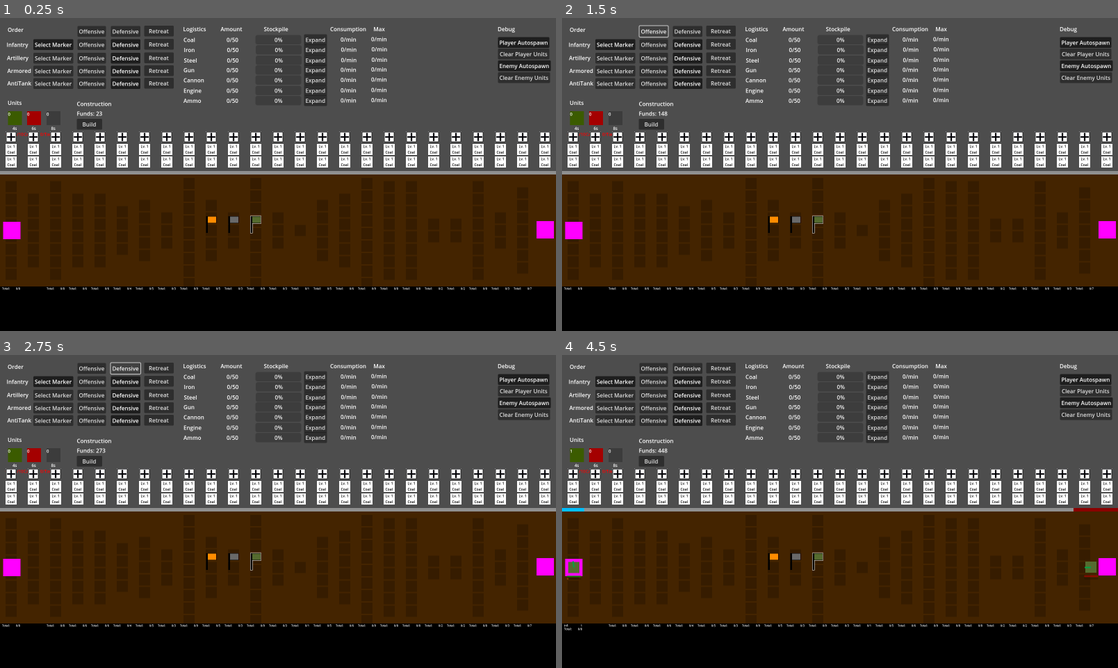
Above: before the commit, frames 1-4 (two rows, left to right).
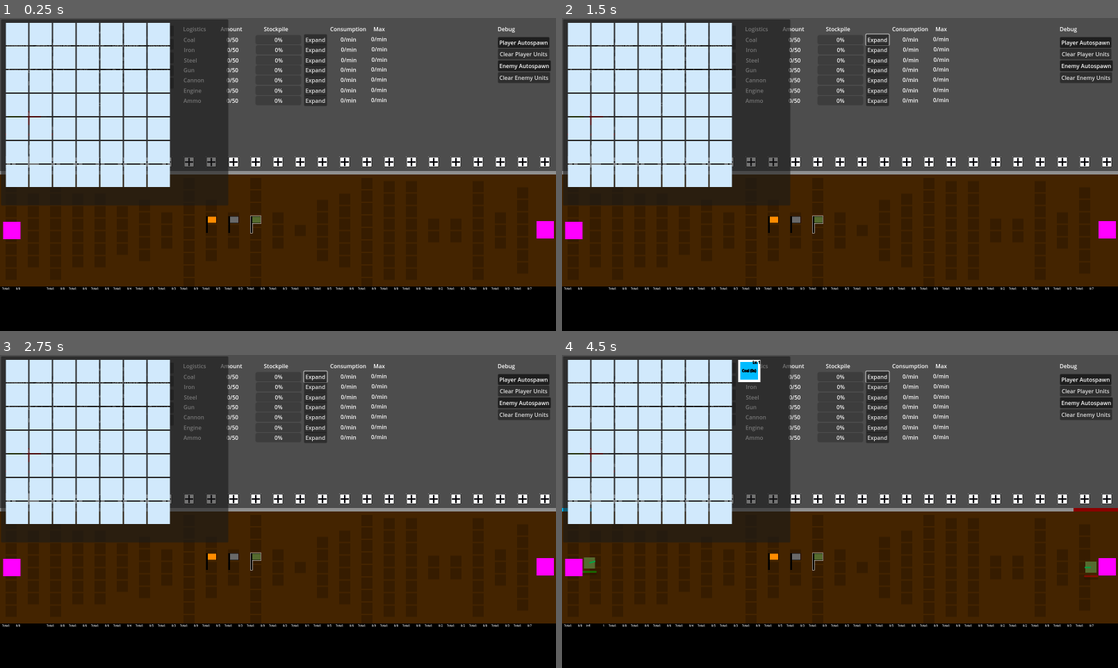
Above: after the commit, the same moments.

Repository: dwlee0802/AttritionWarfare
Game: Godot game, scene res://Scenes/game.tscn
Two runs of this game, one before a commit and one after it. Both use one fixed random seed, a clock stepped at 60 frames per second and the inputs below.
Inputs:
- Up to frame 1 (0.25 s): no input
- Up to frame 2 (1.5 s): click "Expand" at 0.5 s; click "Offensive" at 1.25 s
- Up to frame 3 (2.75 s): click "Defensive" at 2 s
- Up to frame 4 (4.5 s): click "Retreat" at 2.75 s; click "Select Marker" at 3.5 s; click "0" at 4.25 s

The runs differ from the first frame. In frame 1, 26% of the frame differs, in the area x 0-99%, y 0-60%; in frame 2, 26%; in frame 3, 26%; in frame 4, 26%, in the area x 0-99%, y 0-88%.

Commit message:
Construction for Industry implemented. Need to add checks to funds next.

Diff:
--- /dev/null
+++ b/Data/Industry/ammo_factory.tres
@@ -0,0 +1,16 @@
+[gd_resource type="Resource" script_class="IndustryData" load_steps=2 format=3 uid="uid://dqifhlmegstb3"]
+
+[ext_resource type="Script" path="res://Data/Industry/industry_data.gd" id="1_ieb3o"]
+
+[resource]
+script = ExtResource("1_ieb3o")
+productionType = 6
+industrySector = 2
+baseProductionTime = 1.0
+productionAmount = 10
+ingredientType0 = 2
+ingredientType0_Need = 1
+ingredientType1 = 11
+ingredientType1_Need = 0
+ingredientType2 = 11
+ingredientType2_Need = 0
--- /dev/null
+++ b/Data/Industry/cannon_factory.tres
@@ -0,0 +1,16 @@
+[gd_resource type="Resource" script_class="IndustryData" load_steps=2 format=3 uid="uid://8jb3tm6p12vu"]
+
+[ext_resource type="Script" path="res://Data/Industry/industry_data.gd" id="1_1t3qm"]
+
+[resource]
+script = ExtResource("1_1t3qm")
+productionType = 4
+industrySector = 2
+baseProductionTime = 1.0
+productionAmount = 1
+ingredientType0 = 2
+ingredientType0_Need = 1
+ingredientType1 = 11
+ingredientType1_Need = 0
+ingredientType2 = 11
+ingredientType2_Need = 0
--- /dev/null
+++ b/Data/Industry/coal_mine.tres
@@ -0,0 +1,16 @@
+[gd_resource type="Resource" script_class="IndustryData" load_steps=2 format=3 uid="uid://riscma8xydxn"]
+
+[ext_resource type="Script" path="res://Data/Industry/industry_data.gd" id="1_d42fq"]
+
+[resource]
+script = ExtResource("1_d42fq")
+productionType = 0
+industrySector = 0
+baseProductionTime = 1.0
+productionAmount = 1
+ingredientType0 = 11
+ingredientType0_Need = 0
+ingredientType1 = 11
+ingredientType1_Need = 0
+ingredientType2 = 11
+ingredientType2_Need = 0
--- /dev/null
+++ b/Data/Industry/engine_factory.tres
@@ -0,0 +1,16 @@
+[gd_resource type="Resource" script_class="IndustryData" load_steps=2 format=3 uid="uid://dm5lui13sjbxi"]
+
+[ext_resource type="Script" path="res://Data/Industry/industry_data.gd" id="1_c2epo"]
+
+[resource]
+script = ExtResource("1_c2epo")
+productionType = 5
+industrySector = 2
+baseProductionTime = 1.0
+productionAmount = 1
+ingredientType0 = 2
+ingredientType0_Need = 1
+ingredientType1 = 11
+ingredientType1_Need = 0
+ingredientType2 = 11
+ingredientType2_Need = 0
--- /dev/null
+++ b/Data/Industry/gun_factory.tres
@@ -0,0 +1,16 @@
+[gd_resource type="Resource" script_class="IndustryData" load_steps=2 format=3 uid="uid://cohp17n7wmrl0"]
+
+[ext_resource type="Script" path="res://Data/Industry/industry_data.gd" id="1_nuroc"]
+
+[resource]
+script = ExtResource("1_nuroc")
+productionType = 3
+industrySector = 2
+baseProductionTime = 1.0
+productionAmount = 1
+ingredientType0 = 2
+ingredientType0_Need = 1
+ingredientType1 = 11
+ingredientType1_Need = 0
+ingredientType2 = 11
+ingredientType2_Need = 0
--- a/Data/Goods/industry_data.gd
+++ b/Data/Industry/industry_data.gd
@@ -4,11 +4,17 @@
 @export var productionType: Enums.GoodType = Enums.GoodType.None
 @export var industrySector: Enums.IndustrySector = Enums.IndustrySector.Basic
 @export var baseProductionTime: float = 1
-@export var productionAmount: int = 0
+@export var productionAmount: int = 1
 
-
+@export_group("Ingredients")
 @export var ingredientType0: Enums.GoodType = Enums.GoodType.None
 @export var ingredientType0_Need: int = 0
 
+@export var ingredientType1: Enums.GoodType = Enums.GoodType.None
+@export var ingredientType1_Need: int = 0
+
+@export var ingredientType2: Enums.GoodType = Enums.GoodType.None
+@export var ingredientType2_Need: int = 0
+
 # how much bonus this gives to its neighbors
 var bonusAmount: float = 0.1
--- /dev/null
+++ b/Data/Industry/iron_mine.tres
@@ -0,0 +1,16 @@
+[gd_resource type="Resource" script_class="IndustryData" load_steps=2 format=3 uid="uid://d2pp3e8h8nhsu"]
+
+[ext_resource type="Script" path="res://Data/Industry/industry_data.gd" id="1_4p2fc"]
+
+[resource]
+script = ExtResource("1_4p2fc")
+productionType = 1
+industrySector = 0
+baseProductionTime = 1.0
+productionAmount = 1
+ingredientType0 = 11
+ingredientType0_Need = 0
+ingredientType1 = 11
+ingredientType1_Need = 0
+ingredientType2 = 11
+ingredientType2_Need = 0
--- /dev/null
+++ b/Data/Industry/steel_mill.tres
@@ -0,0 +1,16 @@
+[gd_resource type="Resource" script_class="IndustryData" load_steps=2 format=3 uid="uid://cnnih05lwo3v"]
+
+[ext_resource type="Script" path="res://Data/Industry/industry_data.gd" id="1_phbxp"]
+
+[resource]
+script = ExtResource("1_phbxp")
+productionType = 2
+industrySector = 1
+baseProductionTime = 1.0
+productionAmount = 1
+ingredientType0 = 0
+ingredientType0_Need = 1
+ingredientType1 = 1
+ingredientType1_Need = 1
+ingredientType2 = 11
+ingredientType2_Need = 0
--- a/Scenes/BuildTypeButton.gd
+++ b/Scenes/BuildTypeButton.gd
@@ -3,6 +3,8 @@
 
 @export var goodType: Enums.GoodType = Enums.GoodType.None
 
+@export var infraType: Enums.InfrastructureType = Enums.InfrastructureType.None
+
 
 func _process(delta):
 	# check if this button can be pressed based on available funds and cost
--- a/Scenes/block.tscn
+++ b/Scenes/block.tscn
@@ -6,6 +6,7 @@
 [ext_resource type="Texture2D" uid="uid://bu5glklx5xfyl" path="res://Art/build_icon.jpg" id="3_wcdb0"]
 [ext_resource type="ButtonGroup" uid="uid://h7t1wd2bnwok" path="res://build_button_group.tres" id="4_3fbij"]
 [ext_resource type="Script" path="res://Scenes/BuildTypeButton.gd" id="6_ijsgh"]
+[ext_resource type="PackedScene" uid="uid://d3fg8bwdnwgyv" path="res://Scenes/industry_icon.tscn" id="7_gmh5v"]
 
 [sub_resource type="RectangleShape2D" id="RectangleShape2D_mp6jl"]
 size = Vector2(64, 371)
@@ -32,37 +33,6 @@
 offset_top = -10.0
 grow_horizontal = 2
 
-[node name="IndustryIcon" type="TextureRect" parent="CaptureStatus"]
-visible = false
-custom_minimum_size = Vector2(32, 32)
-layout_mode = 1
-anchors_preset = -1
-anchor_left = 0.5
-anchor_top = 1.0
-anchor_right = 0.5
-anchor_bottom = 1.0
-offset_left = -16.0
-offset_top = -42.0
-offset_right = 16.0
-offset_bottom = -10.0
-grow_horizontal = 2
-grow_vertical = 0
-texture = ExtResource("2_dmnni")
-
-[node name="TempIndustryLabel" type="Label" parent="CaptureStatus/IndustryIcon"]
-layout_mode = 1
-anchors_preset = 15
-anchor_right = 1.0
-anchor_bottom = 1.0
-grow_horizontal = 2
-grow_vertical = 2
-theme_override_colors/font_color = Color(0, 0, 0, 1)
-theme_override_font_sizes/font_size = 10
-text = "Lv. 1 Coal"
-horizontal_alignment = 1
-vertical_alignment = 1
-autowrap_mode = 2
-
 [node name="IndustryIcons" type="VBoxContainer" parent="CaptureStatus"]
 layout_mode = 1
 anchors_preset = -1
@@ -83,6 +53,7 @@
 texture_normal = ExtResource("3_wcdb0")
 
 [node name="TypeButtons" type="Control" parent="CaptureStatus/IndustryIcons/BuildButton"]
+visible = false
 layout_mode = 1
 anchors_preset = 15
 anchor_right = 1.0
@@ -129,6 +100,7 @@
 mouse_filter = 2
 
 [node name="Industry" type="VBoxContainer" parent="CaptureStatus/IndustryIcons/BuildButton/BuildOptions"]
+visible = false
 layout_mode = 1
 anchors_preset = -1
 anchor_left = 1.0
@@ -207,49 +179,27 @@
 layout_mode = 2
 theme_override_font_sizes/font_size = 10
 text = "Road"
+script = ExtResource("6_ijsgh")
+infraType = 0
 
 [node name="BridgeButton" type="Button" parent="CaptureStatus/IndustryIcons/BuildButton/BuildOptions/Infrastructure"]
 layout_mode = 2
 theme_override_font_sizes/font_size = 10
 text = "Bridge"
-
-[node name="IndustryIcon" type="TextureRect" parent="CaptureStatus/IndustryIcons"]
-custom_minimum_size = Vector2(32, 32)
-layout_mode = 2
-texture = ExtResource("2_dmnni")
-
-[node name="TempIndustryLabel" type="Label" parent="CaptureStatus/IndustryIcons/IndustryIcon"]
-layout_mode = 1
-anchors_preset = 15
-anchor_right = 1.0
-anchor_bottom = 1.0
-grow_horizontal = 2
-grow_vertical = 2
-theme_override_colors/font_color = Color(0, 0, 0, 1)
-theme_override_font_sizes/font_size = 10
-text = "Lv. 1 Coal"
-horizontal_alignment = 1
-vertical_alignment = 1
-autowrap_mode = 2
-
-[node name="IndustryIcon2" type="TextureRect" parent="CaptureStatus/IndustryIcons"]
-custom_minimum_size = Vector2(32, 32)
-layout_mode = 2
-texture = ExtResource("2_dmnni")
-
-[node name="TempIndustryLabel" type="Label" parent="CaptureStatus/IndustryIcons/IndustryIcon2"]
-layout_mode = 1
-anchors_preset = 15
-anchor_right = 1.0
-anchor_bottom = 1.0
-grow_horizontal = 2
-grow_vertical = 2
-theme_override_colors/font_color = Color(0, 0, 0, 1)
-theme_override_font_sizes/font_size = 10
-text = "Lv. 1 Coal"
-horizontal_alignment = 1
-vertical_alignment = 1
-autowrap_mode = 2
+script = ExtResource("6_ijsgh")
+infraType = 1
+
+[node name="InfraIcon" parent="CaptureStatus/IndustryIcons" instance=ExtResource("7_gmh5v")]
+visible = false
+layout_mode = 2
+
+[node name="InfraIcon2" parent="CaptureStatus/IndustryIcons" instance=ExtResource("7_gmh5v")]
+visible = false
+layout_mode = 2
+
+[node name="IndustryIcon" parent="CaptureStatus/IndustryIcons" instance=ExtResource("7_gmh5v")]
+visible = false
+layout_mode = 2
 
 [node name="GroundTexture" type="VBoxContainer" parent="."]
 layout_mode = 1
--- a/Scenes/game.tscn
+++ b/Scenes/game.tscn
@@ -989,7 +989,6 @@
 
 [node name="Coal Mines" type="Node" parent="PlayerNation/Industry"]
 script = ExtResource("5_2rvh2")
-level = 1
 productionType = 0
 productionAmount = 3
 
@@ -998,7 +997,6 @@
 
 [node name="Iron Mines" type="Node" parent="PlayerNation/Industry"]
 script = ExtResource("5_2rvh2")
-level = 1
 productionType = 1
 productionAmount = 2
 
@@ -1007,7 +1005,6 @@
 
 [node name="Steel Mill" type="Node" parent="PlayerNation/Industry"]
 script = ExtResource("5_2rvh2")
-level = 1
 industrySector = 1
 productionType = 2
 productionAmount = 1
@@ -1021,7 +1018,6 @@
 
 [node name="Gun Factory" type="Node" parent="PlayerNation/Industry"]
 script = ExtResource("5_2rvh2")
-level = 1
 industrySector = 2
 productionType = 3
 productionAmount = 10
@@ -1033,7 +1029,6 @@
 
 [node name="Cannon Factory" type="Node" parent="PlayerNation/Industry"]
 script = ExtResource("5_2rvh2")
-level = 1
 industrySector = 2
 productionType = 4
 productionAmount = 1
@@ -1045,7 +1040,6 @@
 
 [node name="Tank Factory" type="Node" parent="PlayerNation/Industry"]
 script = ExtResource("5_2rvh2")
-level = 1
 industrySector = 2
 productionType = 5
 productionAmount = 1
@@ -1059,7 +1053,6 @@
 
 [node name="Ammo Factory" type="Node" parent="PlayerNation/Industry"]
 script = ExtResource("5_2rvh2")
-level = 1
 industrySector = 2
 productionType = 6
 productionAmount = 10
@@ -1077,7 +1070,6 @@
 
 [node name="Coal Mines" type="Node" parent="EnemyNation/Industry"]
 script = ExtResource("5_2rvh2")
-level = 1
 productionType = 0
 productionAmount = 3
 
@@ -1086,7 +1078,6 @@
 
 [node name="Iron Mines" type="Node" parent="EnemyNation/Industry"]
 script = ExtResource("5_2rvh2")
-level = 1
 productionType = 1
 productionAmount = 2
 
@@ -1095,7 +1086,6 @@
 
 [node name="Steel Mill" type="Node" parent="EnemyNation/Industry"]
 script = ExtResource("5_2rvh2")
-level = 1
 industrySector = 1
 productionType = 2
 productionAmount = 1
@@ -1109,7 +1099,6 @@
 
 [node name="Gun Factory" type="Node" parent="EnemyNation/Industry"]
 script = ExtResource("5_2rvh2")
-level = 1
 industrySector = 2
 productionType = 3
 productionAmount = 10
@@ -1121,7 +1110,6 @@
 
 [node name="Cannon Factory" type="Node" parent="EnemyNation/Industry"]
 script = ExtResource("5_2rvh2")
-level = 1
 industrySector = 2
 productionType = 4
 productionAmount = 1
@@ -1133,7 +1121,6 @@
 
 [node name="Tank Factory" type="Node" parent="EnemyNation/Industry"]
 script = ExtResource("5_2rvh2")
-level = 1
 industrySector = 2
 productionType = 5
 productionAmount = 1
@@ -1147,7 +1134,6 @@
 
 [node name="Ammo Factory" type="Node" parent="EnemyNation/Industry"]
 script = ExtResource("5_2rvh2")
-level = 1
 industrySector = 2
 productionType = 6
 productionAmount = 10
@@ -1253,26 +1239,22 @@
 [node name="Block2" parent="World/Ground" node_paths=PackedStringArray("industry") instance=ExtResource("19_n67nq")]
 layout_mode = 2
 ignoreCombatWidth = true
-industry = NodePath("../../../PlayerNation/Industry/Gun Factory")
+industry = NodePath("../../../PlayerNation/Industry/Coal Mines")
 
 [node name="Block3" parent="World/Ground" instance=ExtResource("19_n67nq")]
 layout_mode = 2
 
-[node name="Block4" parent="World/Ground" node_paths=PackedStringArray("industry") instance=ExtResource("19_n67nq")]
-layout_mode = 2
-industry = NodePath("../../../PlayerNation/Industry/Coal Mines")
-
-[node name="Block5" parent="World/Ground" node_paths=PackedStringArray("industry") instance=ExtResource("19_n67nq")]
-layout_mode = 2
-industry = NodePath("../../../PlayerNation/Industry/Iron Mines")
-
-[node name="Block6" parent="World/Ground" node_paths=PackedStringArray("industry") instance=ExtResource("19_n67nq")]
-layout_mode = 2
-industry = NodePath("../../../PlayerNation/Industry/Steel Mill")
-
-[node name="Block7" parent="World/Ground" node_paths=PackedStringArray("industry") instance=ExtResource("19_n67nq")]
-layout_mode = 2
-industry = NodePath("../../../PlayerNation/Industry/Ammo Factory")
+[node name="Block4" parent="World/Ground" instance=ExtResource("19_n67nq")]
+layout_mode = 2
+
+[node name="Block5" parent="World/Ground" instance=ExtResource("19_n67nq")]
+layout_mode = 2
+
+[node name="Block6" parent="World/Ground" instance=ExtResource("19_n67nq")]
+layout_mode = 2
+
+[node name="Block7" parent="World/Ground" instance=ExtResource("19_n67nq")]
+layout_mode = 2
 
 [node name="Block8" parent="World/Ground" instance=ExtResource("19_n67nq")]
 layout_mode = 2
@@ -1352,7 +1334,6 @@
 
 [node name="IndustryEditor" parent="." instance=ExtResource("21_250fa")]
 process_priority = 1
-visible = false
 layout_mode = 0
 anchors_preset = 0
 anchor_right = 0.0
--- a/Scenes/industry_block.tscn
+++ b/Scenes/industry_block.tscn
@@ -3,7 +3,7 @@
 [ext_resource type="Script" path="res://Scripts/IndustryBlock.gd" id="1_oofys"]
 [ext_resource type="Texture2D" uid="uid://bweni00tvg2ju" path="res://Art/32x32_white_square.png" id="2_ydpy2"]
 
-[node name="IndustryBlock" type="Control" node_paths=PackedStringArray("industry")]
+[node name="IndustryBlock" type="Control"]
 texture_filter = 1
 custom_minimum_size = Vector2(64, 64)
 layout_mode = 3
@@ -11,7 +11,6 @@
 offset_right = 64.0
 offset_bottom = 64.0
 script = ExtResource("1_oofys")
-industry = NodePath("")
 
 [node name="Background" type="TextureRect" parent="."]
 layout_mode = 1
--- /dev/null
+++ b/Scenes/industry_icon.tscn
@@ -0,0 +1,23 @@
+[gd_scene load_steps=2 format=3 uid="uid://d3fg8bwdnwgyv"]
+
+[ext_resource type="Texture2D" uid="uid://bweni00tvg2ju" path="res://Art/32x32_white_square.png" id="1_xl1fa"]
+
+[node name="IndustryIcon" type="TextureRect"]
+texture_filter = 1
+custom_minimum_size = Vector2(32, 32)
+texture = ExtResource("1_xl1fa")
+
+[node name="TempIndustryLabel" type="Label" parent="."]
+layout_mode = 1
+anchors_preset = 15
+anchor_right = 1.0
+anchor_bottom = 1.0
+grow_horizontal = 2
+grow_vertical = 2
+theme_override_colors/font_color = Color(0, 0, 0, 1)
+theme_override_font_sizes/font_size = 9
+text = "Lv. 1
+Ammuntion"
+horizontal_alignment = 1
+vertical_alignment = 1
+autowrap_mode = 2
--- a/Scripts/Block.gd
+++ b/Scripts/Block.gd
@@ -34,7 +34,11 @@
 @onready var captureStatusTexture : ColorRect = $CaptureStatus
 var captureState: Enums.BlockState = Enums.BlockState.Neutral
 
-@onready var tempIndustryLabel = $CaptureStatus/IndustryIcon/TempIndustryLabel
+# assume only one industry per block and two infrastructure
+@onready var infraIcon1 = $CaptureStatus/IndustryIcons/InfraIcon
+@onready var infraIcon2 = $CaptureStatus/IndustryIcons/InfraIcon2
+@onready var industryIcon = $CaptureStatus/IndustryIcons/IndustryIcon
+@onready var tempIndustryLabel = $CaptureStatus/IndustryIcons/IndustryIcon/TempIndustryLabel
 
 
 # Called when the node enters the scene tree for the first time.
@@ -180,19 +184,24 @@
 
 
 func UpdateIndustryIcon():
-	var output = ""
 	if industry != null:
+		industryIcon.visible = true
+		var output = ""
 		output += "Lv: " + str(industry.level)
-		output += Enums.GoodTypeToString(industry.productionType)
-	else:
-		tempIndustryLabel.visible = false
-		tempIndustryLabel.get_parent().visible = false
-
-	tempIndustryLabel.text = output
+		output += Enums.GoodTypeToIndustryName(industry.productionType)
+		tempIndustryLabel.text = output
+	else:
+		industryIcon.visible = false
 
 
 func BuildIndustry(type: Enums.GoodType):
 	# need to remove industry first to build new one!
-	if industry != null:
+	if industry != null or industryBlock != null:
 		print("ERROR! Trying to build new industry in already occupied Block.")
 		return
+
+	industry = Industry.new(load(Enums.GoodTypeToDataPath(type)))
+	add_child(industry)
+	industryBlock = IndustryEditor.instance.AddIndustryBlock(industry)
+
+	print("Built new " + Enums.GoodTypeToIndustryName(type) + " at " + name)
--- a/Scripts/Enums.gd
+++ b/Scripts/Enums.gd
@@ -14,10 +14,47 @@
 	if num == 4:
 		return "Cannon"
 	if num == 5:
-		return "Tank"
+		return "Engine"
 	if num == 6:
 		return "Ammunition"
 
+	return "None"
+
+static func GoodTypeToIndustryName(num):
+	if num == 0:
+		return "Coal Mine"
+	if num == 1:
+		return "Iron Mine"
+	if num == 2:
+		return "Steel Mill"
+	if num == 3:
+		return "Gun Factory"
+	if num == 4:
+		return "Cannon Factory"
+	if num == 5:
+		return "Engine Factory"
+	if num == 6:
+		return "Ammunition Factory"
+
+	return "None"
+
+static func GoodTypeToDataPath(num):
+	if num == 0:
+		return "res://Data/Industry/coal_mine.tres"
+	if num == 1:
+		return "res://Data/Industry/iron_mine.tres"
+	if num == 2:
+		return "res://Data/Industry/steel_mill.tres"
+	if num == 3:
+		return "res://Data/Industry/gun_factory.tres"
+	if num == 4:
+		return "res://Data/Industry/cannon_factory.tres"
+	if num == 5:
+		return "res://Data/Industry/engine_factory.tres"
+	if num == 6:
+		return "res://Data/Industry/ammo_factory.tres"
+
+	return null
 
 enum IndustrySector {Basic, Processed, Manufactured, Recruitment}
 
@@ -56,3 +93,14 @@
 
 
 enum BlockState {Player, Enemy, Neutral}
+
+
+enum InfrastructureType {Road, Bridge, None}
+
+static func InfraTypeToString(num):
+	if num == 0:
+		return "Road"
+	if num == 1:
+		return "Bridge"
+
+	return "None"
--- a/Scripts/Industry.gd
+++ b/Scripts/Industry.gd
@@ -2,7 +2,7 @@
 class_name Industry
 
 @export var isPlayer: bool = true
-@export var level: int = 0
+@export var level: int = 1
 # change assumption so that the industry 'lives' in the IB blocks?
 var nation: Nation
 @export var levelUpCost: int = 500
@@ -16,7 +16,7 @@
 @export var stockpileMax: int = 100
 
 @export var baseProductionTime: float = 1
-@onready var productionTimer: Timer = $ProductionTimer
+@onready var productionTimer: Timer
 
 @export_group("Ingredients")
 # determines the priority in which ingredients are received when there is not enough
@@ -49,8 +49,33 @@
 var active: bool = false
 
 
+func _init(_data: IndustryData = null):
+	if _data != null:
+		data = _data
+		productionType = data.productionType
+		productionAmount = data.productionAmount
+		baseProductionTime = data.baseProductionTime
+		industrySector = data.industrySector
+
+		ingredientType0 = data.ingredientType0
+		ingredientType0_Amount = data.ingredientType0_Need
+		ingredientType1 = data.ingredientType1
+		ingredientType1_Amount = data.ingredientType1_Need
+		ingredientType2 = data.ingredientType2
+		ingredientType2_Amount = data.ingredientType2_Need
+
+	#print("ERROR! No data in Industry")
+
+
 # Called when the node enters the scene tree for the first time.
 func _ready():
+	productionTimer = get_node_or_null("ProductionTimer")
+
+	if productionTimer == null:
+		productionTimer = Timer.new()
+		add_child(productionTimer)
+		productionTimer.one_shot = true
+
 	productionTimer.timeout.connect(Production)
 
 	if isPlayer:
--- a/Scripts/IndustryIcons.gd
+++ b/Scripts/IndustryIcons.gd
@@ -5,9 +5,12 @@
 @onready var industryButtons = $BuildButton/BuildOptions/Industry
 @onready var infraButtons = $BuildButton/BuildOptions/Infrastructure
 
+var block: Block
+
 
 # Called when the node enters the scene tree for the first time.
 func _ready():
+	block = get_parent().get_parent()
 	ConnectBuildSignals()
 	Reset()
 
@@ -40,7 +43,12 @@
 
 
 func _on_industry_button_pressed(extra_arg_0):
-	print(Enums.GoodTypeToString(extra_arg_0))
+	block.BuildIndustry(extra_arg_0)
+	Reset()
+
+
+func _on_infra_button_pressed(extra_arg_0):
+	print("pressed on " + Enums.InfraTypeToString(extra_arg_0))
 	Reset()
 
 
@@ -48,3 +56,7 @@
 	for child in industryButtons.get_children():
 		if child is BuildTypeButton:
 			child.pressed.connect(_on_industry_button_pressed.bind(child.goodType))
+
+	for child in infraButtons.get_children():
+		if child is BuildTypeButton:
+			child.pressed.connect(_on_infra_button_pressed.bind(child.infraType))
Not shown: 1 places in Scenes/block.tscn that only renumber resources
